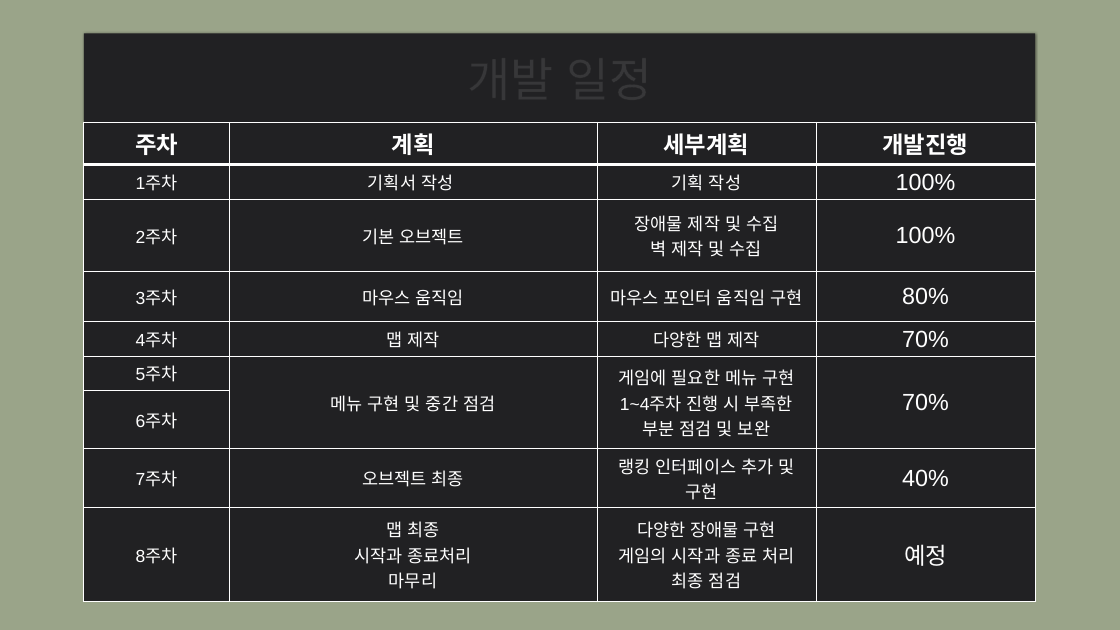
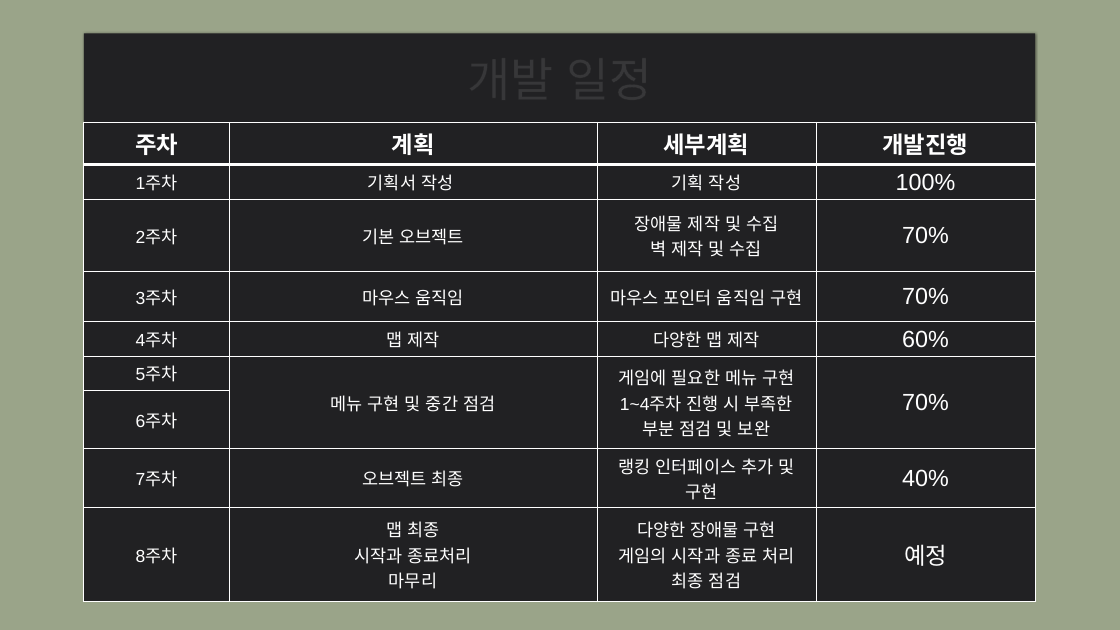
Before and after one commit to kim789so/kimsangsoo, a slide deck: slide 4 of 2차발표 2014180049 김상수.pptx. Drawn at 1120x630 pixels with LibreOffice and Linux fonts; fonts in the diff are those of the drawing. Boxes give left, top, right and bottom in pixels: in the first picture for what was removed or moved away, otherwise in the second. Text is boxed around its words. In the diff, an @@ line names an element or a change of style, - is before the commit and + after.

```diff
--- a/2차발표 2014180049 김상수.pptx
+++ b/2차발표 2014180049 김상수.pptx
@@ table at (84,123,1036,593) @@
-row 3, column 4: 100%
+row 3, column 4: 70%
-row 4, column 4: 80%
+row 4, column 4: 70%
-row 5, column 4: 70%
+row 5, column 4: 60%
```
Also in this commit, not shown: 2 other slides changed.
